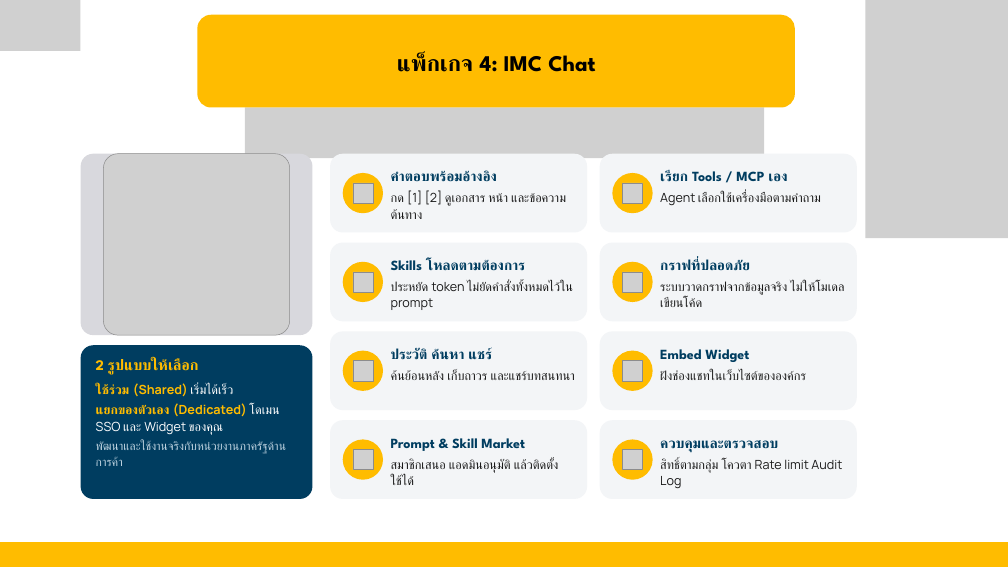
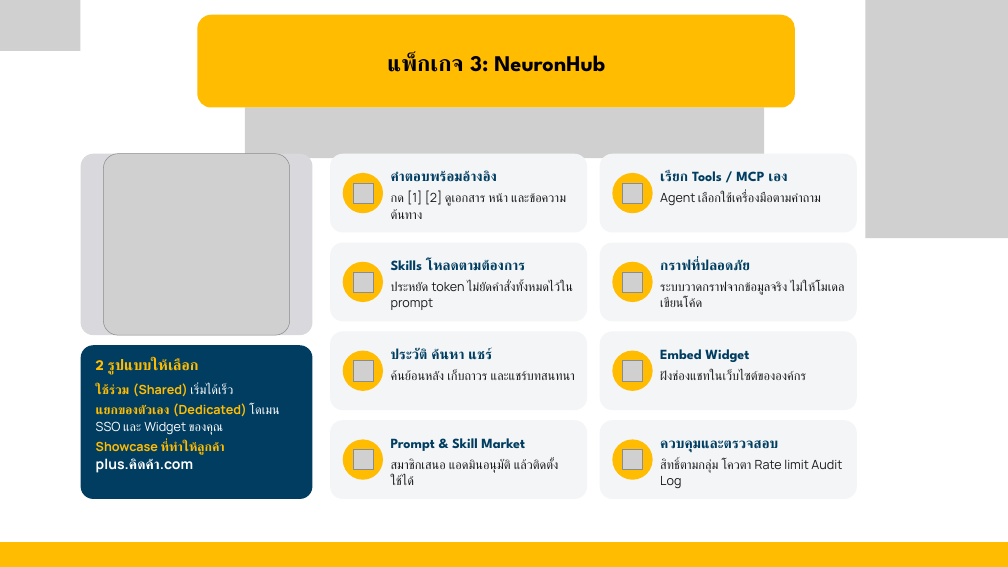
Before and after one commit to petong29149/imc-neuronknowledge, a slide deck: slide 15 of docs/sales/IMC_AI_Transformation_Packages.pptx (slide 16 before the commit). Drawn at 1008x567 pixels with LibreOffice and Linux fonts; fonts in the diff are those of the drawing; grey boxes stand for pictures. Boxes give left, top, right and bottom in pixels: in the first picture for what was removed or moved away, otherwise in the second. Text is boxed around its words. In the diff, an @@ line names an element or a change of style, - is before the commit and + after.

```diff
--- a/docs/sales/IMC_AI_Transformation_Packages.pptx
+++ b/docs/sales/IMC_AI_Transformation_Packages.pptx
@@ text at (387, 53, 605, 72): text changed @@
-แพ็กเกจ 4: IMC Chat
+แพ็กเกจ 3: NeuronHub
@@ text at (96, 441, 225, 473): text changed; size 17 to 18 pt; text colour #BFD3E0 to #FFBC00; bold on @@
-พัฒนาและใช้งานจริงกับหน่วยงานภาครัฐด้านการค้า
+Showcase ที่ทำให้ลูกค้า
+plus.คิดค้า.com
```
Also in this commit, not shown: 13 other slides changed, 1 slide removed, 21 other files.
